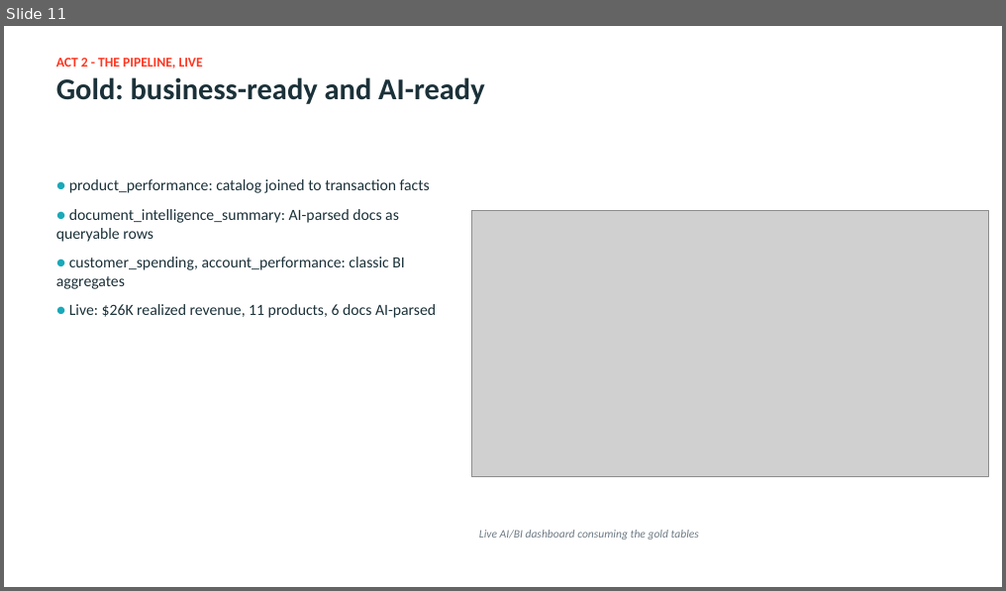
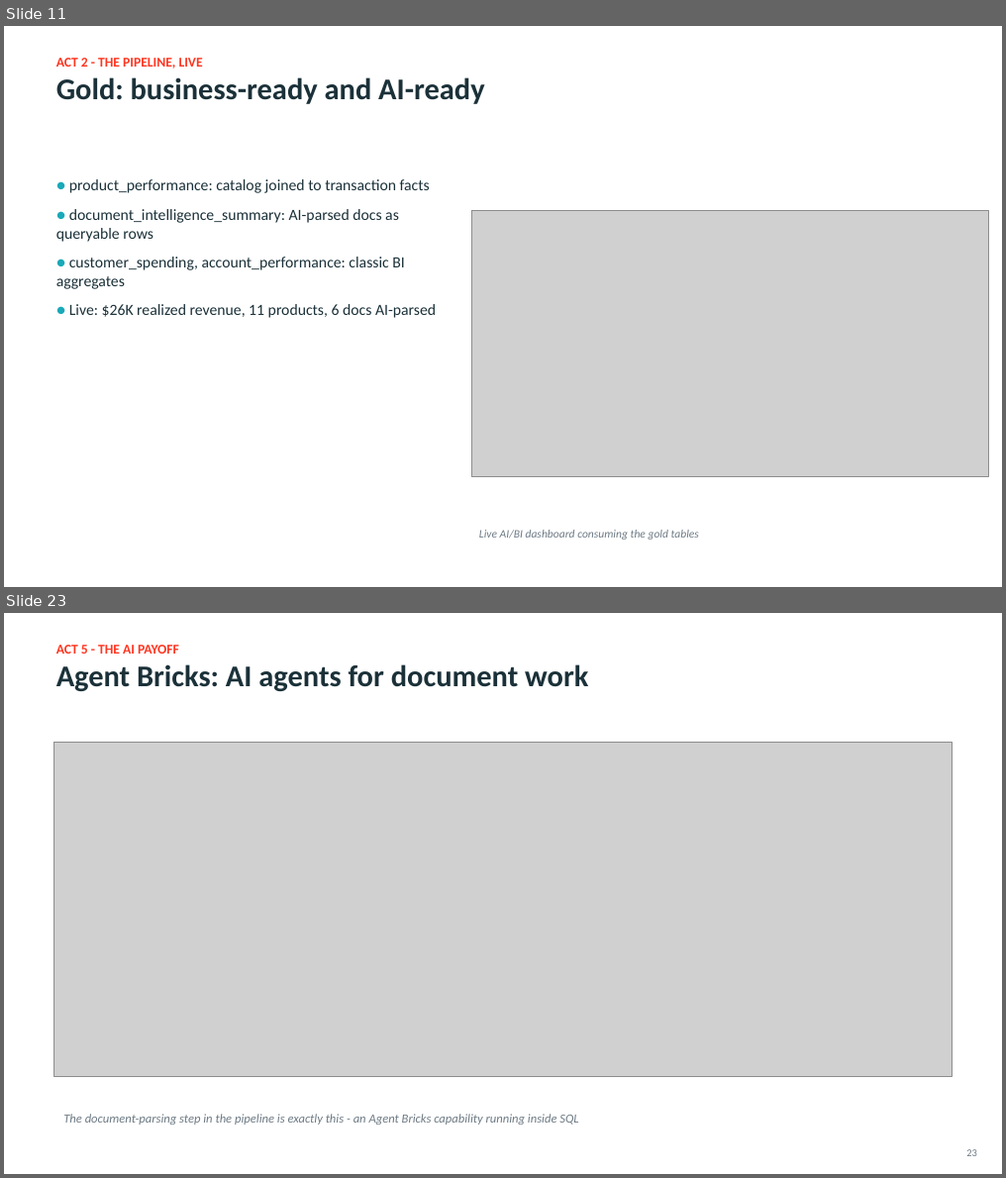
Before and after one commit to adranale/databricks_demo, a slide deck: AI_Through_Modern_Data_Platforms_Databricks.pptx. Shown one above the other, each under a label of ours: slide 11 before the commit, slides 11 and 23 after it; the slides between them are not shown. The pictures are 1006x591 and 1006x1178 pixels, drawn with LibreOffice and Linux fonts; fonts in the diff are those of the drawing; grey boxes stand for pictures. Boxes give left, top, right and bottom in pixels: in the first picture for what was removed or moved away, otherwise in the second. Text is boxed around its words. In the diff, an @@ line names an element or a change of style, - is before the commit and + after.

Commit message:
Add Agent Bricks, Genie Ontology, and 2026 AI-stack slides
- New slide: Agent Bricks (ai_extract / ai_classify / ai_parse_document + evaluations diagram)
- New slide: Genie Ontology (modeled vs learned knowledge, Genie One/Genie Code/MCP consumers)
- New slide: 2026 AI stack at a glance (Genie One, AI Search, benchmarks, MCP, Unity Gateway)
- Genie slide extended with Genie One + benchmarks; deck now 26 slides, 18 embedded images, neutral voice (verified)

```diff
--- a/AI_Through_Modern_Data_Platforms_Databricks.pptx
+++ b/AI_Through_Modern_Data_Platforms_Databricks.pptx
@@ slide 23 added at [4, 613, 1002, 1174], background #FFFFFF @@
@@ text added at [56, 645, 588, 691], 29 pt, text #1B3139, bold @@
+ACT 5 - THE AI PAYOFF
+Agent Bricks: AI agents for document work
@@ picture added at [54, 742, 952, 1076] @@
@@ text added at [63, 1114, 578, 1125], 12 pt, text #6E7B85, italic @@
+The document-parsing step in the pipeline is exactly this - an Agent Bricks capability running inside SQL
@@ text added at [966, 1150, 977, 1157], 10 pt, text #6E7B85 @@
+23
```
Also in this commit, not shown: 6 slides changed, 2 other slides added.
